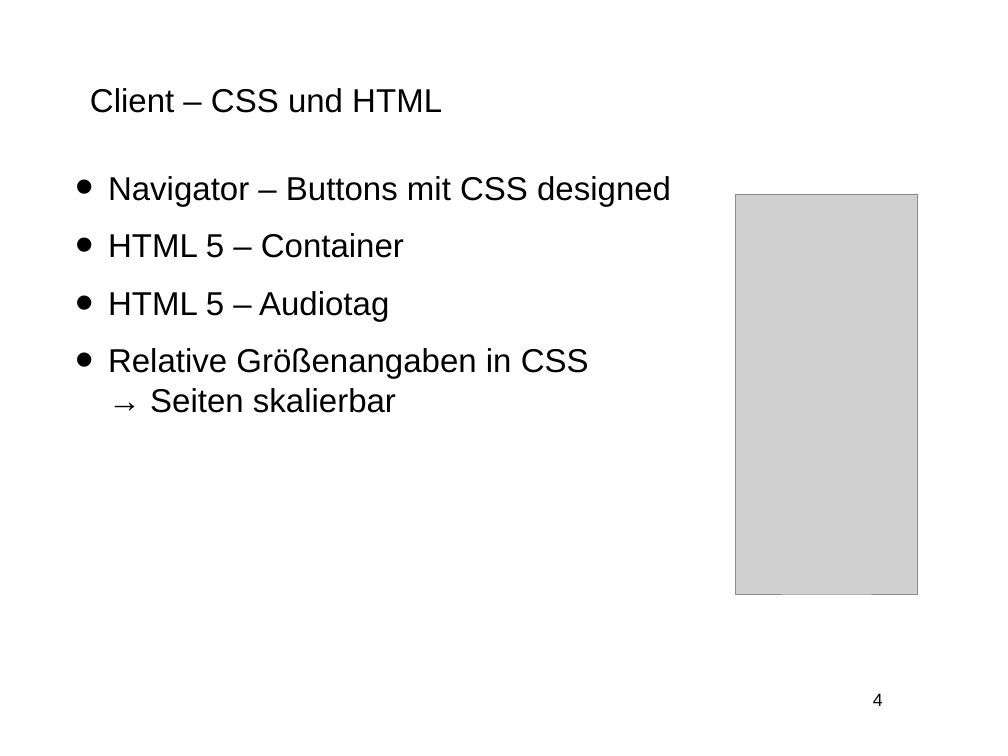
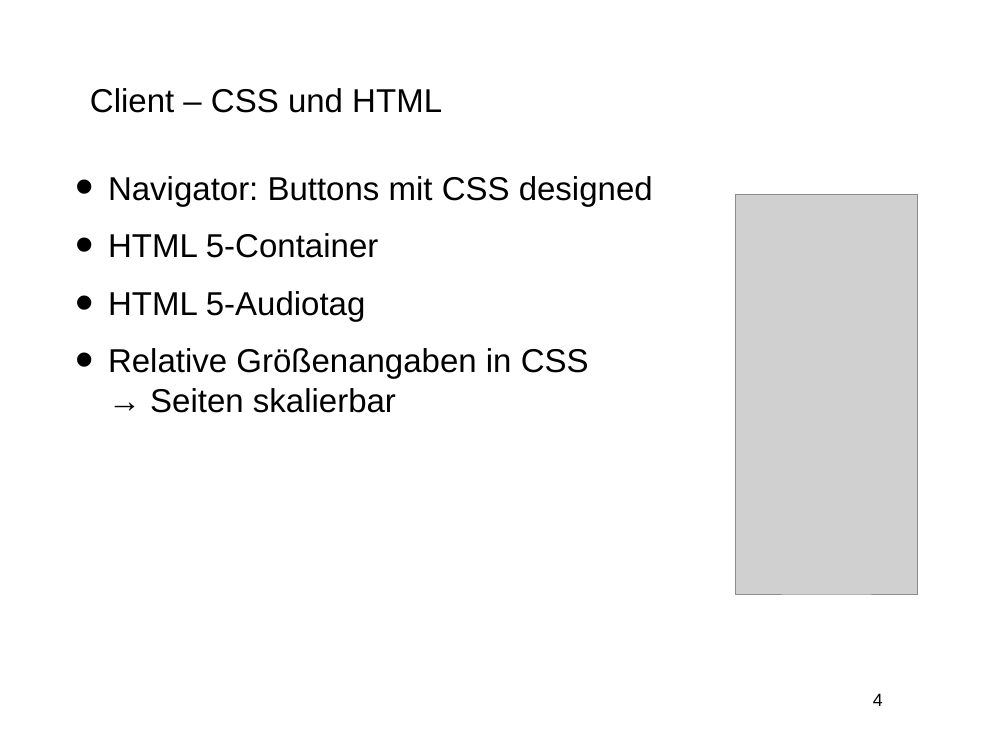
Before and after one commit to 4x4is18/Schiffeversenken, a slide deck: slide 4 of Präsentationen/Abschlusspräsentation/folien.odp. Drawn at 1008x756 pixels with LibreOffice and Linux fonts; fonts in the diff are those of the drawing; grey boxes stand for pictures; background and template pictures are left out. Boxes give left, top, right and bottom in pixels: in the first picture for what was removed or moved away, otherwise in the second. Text is boxed around its words. In the diff, an @@ line names an element or a change of style, - is before the commit and + after.

```diff
--- a/Präsentationen/Abschlusspräsentation/folien.odp
+++ b/Präsentationen/Abschlusspräsentation/folien.odp
@@ text at <box>108,176,653,321</box>: text changed @@
-• Navigator – Buttons mit CSS designed
-• HTML 5 – Container
-• HTML 5 – Audiotag
+• Navigator: Buttons mit CSS designed
+• HTML 5-Container
+• HTML 5-Audiotag
```
Also in this commit, not shown: 11 other slides changed, 2 slides added, 2 slides removed, 1 other file.
